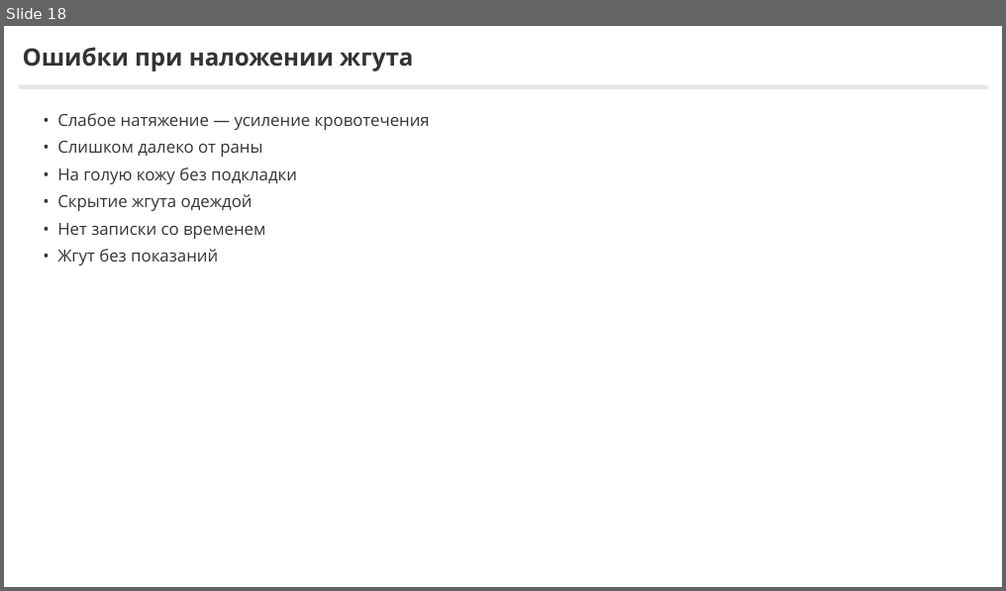
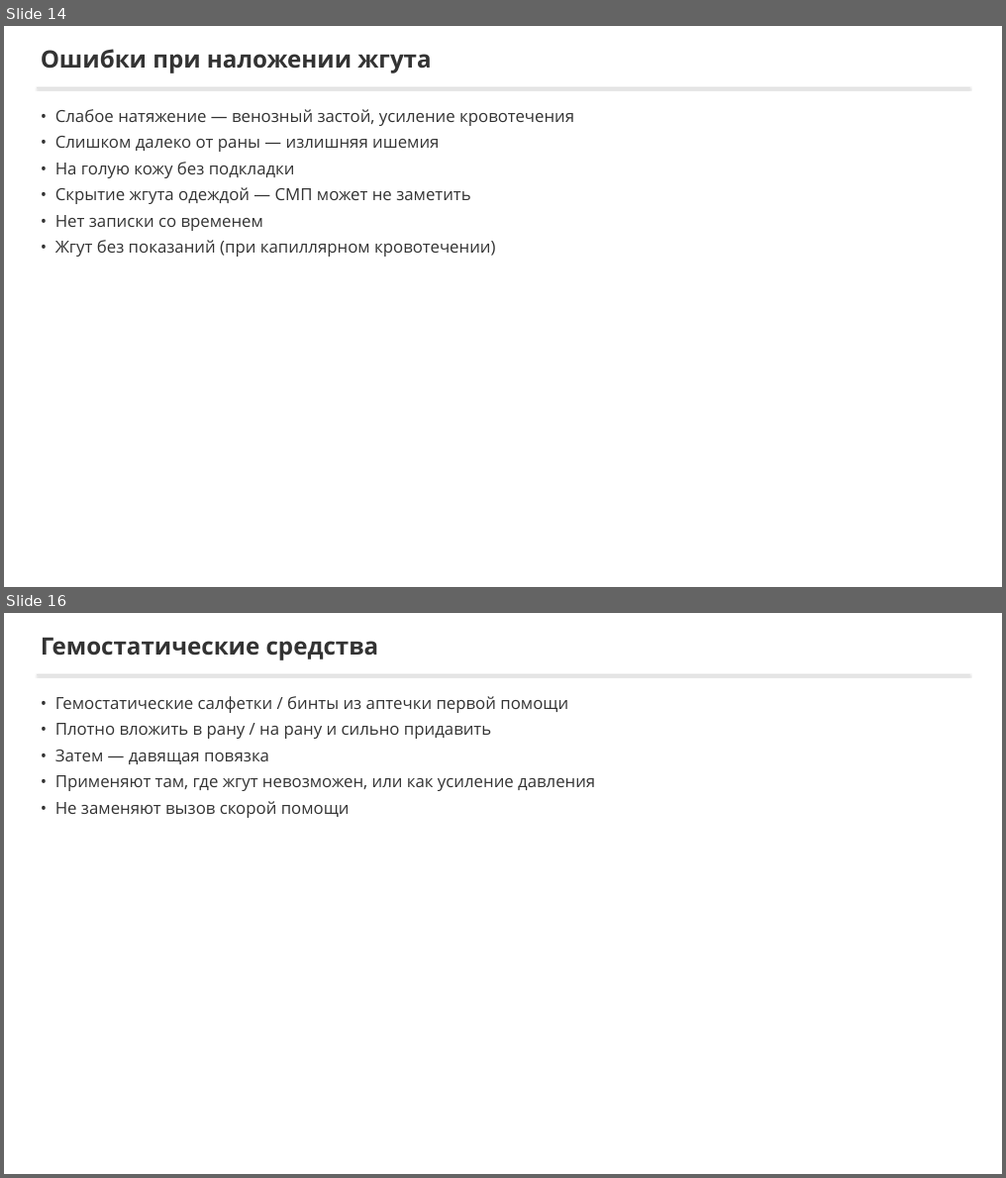
Before and after one commit to lysakalenushka-hash/-, a slide deck: tema2_bleeding/Способы_временной_остановки_кровотечения.pptx. Shown one above the other, each under a label of ours: slide 18 before the commit, slides 14 and 16 after it; the slides between them are not shown. The pictures are 1006x591 and 1006x1178 pixels, drawn with LibreOffice and Linux fonts; fonts in the diff are those of the drawing. Boxes give left, top, right and bottom in pixels: in the first picture for what was removed or moved away, otherwise in the second. Text is boxed around its words. In the diff, an @@ line names an element or a change of style, - is before the commit and + after.

```diff
--- a/tema2_bleeding/Способы_временной_остановки_кровотечения.pptx
+++ b/tema2_bleeding/Способы_временной_остановки_кровотечения.pptx
@@ slide 16 added at [4, 613, 1002, 1174], background #FFFFFF @@
@@ rectangle added at [4, 613, 1002, 1174], fill #FFFFFF @@
@@ text added at [41, 637, 379, 661], 46 pt, text #333333, bold @@
+Гемостатические средства
@@ rectangle added at [37, 674, 969, 675], fill #E1E1E1 @@
@@ text added at [55, 696, 595, 818], 32 pt, text #333333 @@
+• Гемостатические салфетки / бинты из аптечки первой помощи
+• Плотно вложить в рану / на рану и сильно придавить
+• Затем — давящая повязка
+• Применяют там, где жгут невозможен, или как усиление давления
+• Не заменяют вызов скорой помощи
@@ what was slide 18 is now slide 14 @@
@@ slide 14 changed as well @@
@@ text "Ошибки при наложении жгута": place and size @@
-text "Ошибки при наложении жгута" at [23, 47, 413, 72]
+text "Ошибки при наложении жгута" at [41, 49, 431, 74]
@@ rectangle: place and size @@
-rectangle at [19, 85, 987, 86]
+rectangle at [37, 87, 969, 88]
@@ text at [55, 109, 574, 152]: text changed @@
-• Слабое натяжение — усиление кровотечения
-• Слишком далеко от раны
+• Слабое натяжение — венозный застой, усиление кровотечения
+• Слишком далеко от раны — излишняя ишемия
@@ text at [55, 162, 295, 231]: less space between paragraphs @@
@@ text at [55, 187, 470, 204]: text changed @@
-• Скрытие жгута одеждой
+• Скрытие жгута одеждой — СМП может не заметить
@@ text at [55, 240, 495, 257]: text changed @@
-• Жгут без показаний
+• Жгут без показаний (при капиллярном кровотечении)
```
Also in this commit, not shown: 4 other slides changed, 12 other slides added, 16 slides removed, 7 other files.
